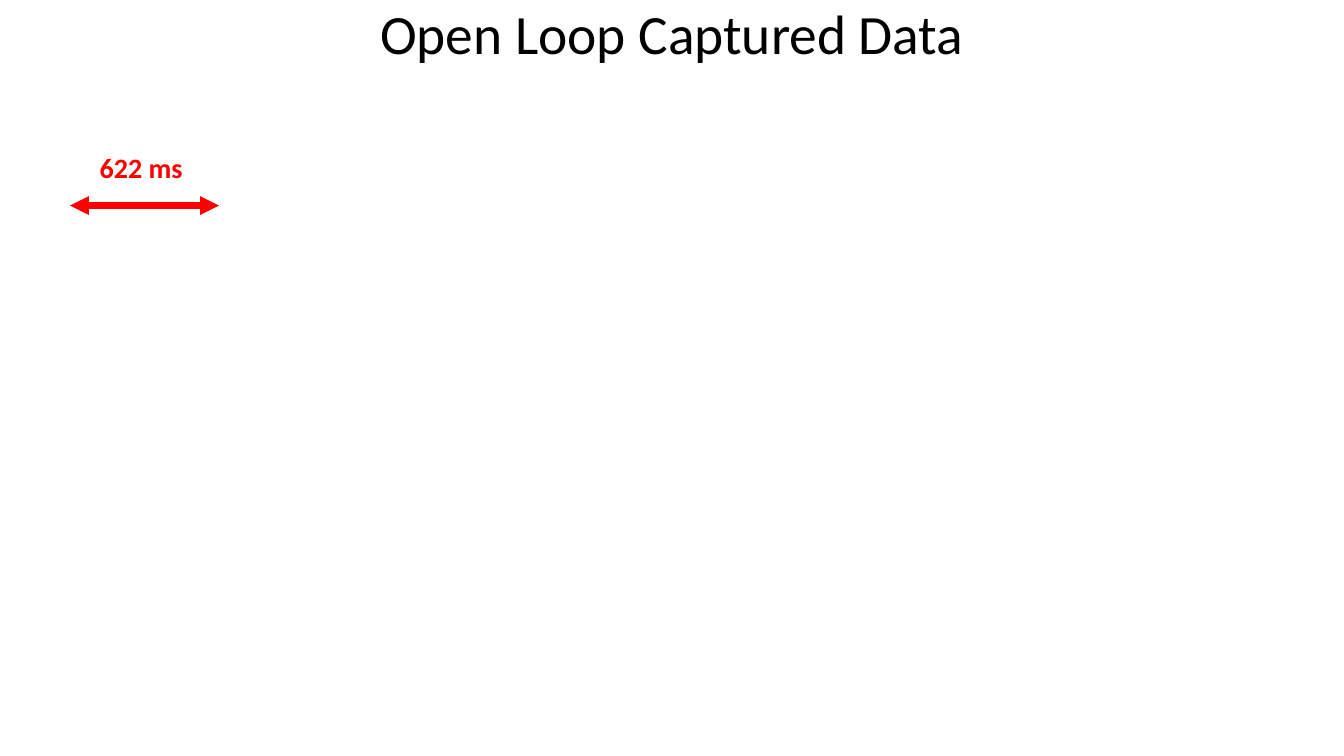
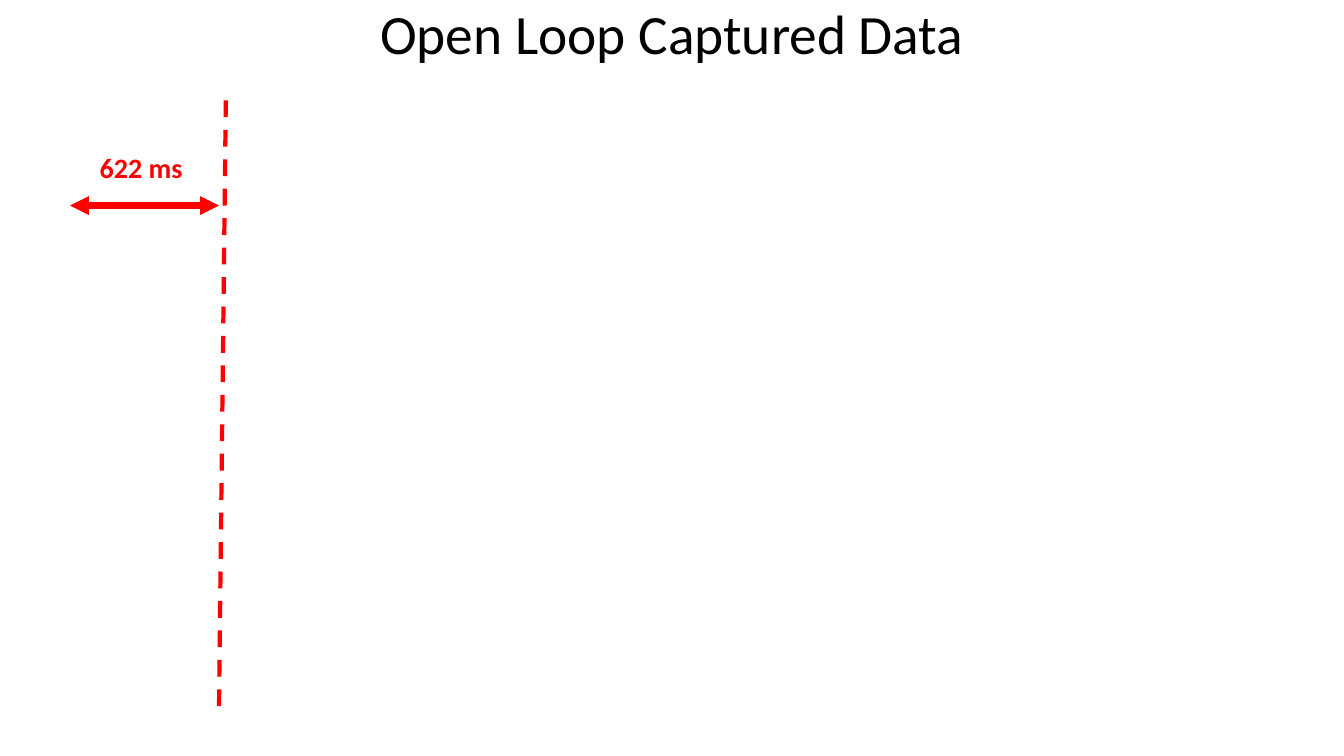
Before and after one commit to jdriscoll7/ELEC_3050, a slide deck: slide 10 of presentation/Final Projection Presentation.pptx (slide 8 before the commit). Drawn at 1344x756 pixels with LibreOffice and Linux fonts; fonts in the diff are those of the drawing; background and template pictures are left out. Boxes give left, top, right and bottom in pixels: in the first picture for what was removed or moved away, otherwise in the second. Text is boxed around its words. In the diff, an @@ line names an element or a change of style, - is before the commit and + after.

```diff
--- a/presentation/Final Projection Presentation.pptx
+++ b/presentation/Final Projection Presentation.pptx
@@ line added from (226, 101) to (219, 710), #FF0000 3 pt dashed @@
```
Also in this commit, not shown: 4 other slides changed, 5 slides added, 3 slides removed.
